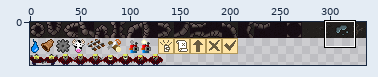
Sprite sheet, stored at assets/img/tiles.png. The first picture is a wide view before the edit; the outline marks the close-up.
Close-up. Before the edit:
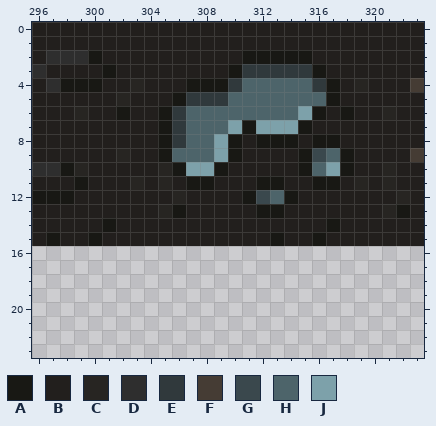
The file is 336x43 pixels. Colours within 5 levels of each other are drawn and written as one. Shown: x 296..323, y 0..23.
Palette (. is transparent): A #181814  B #221f1d  C #272522  D #2e2e2e  E #30393c  F #453c34  G #3a484d  H #4d646a  J #7da1aa
Pixels before, first column x 296:
 0 BBBBBBBBBBBBBBBBBBBBBBBBBBBB
 1 BBBBBBBBBBBBBBBBBBBBBBBBBBBB
 2 BDDDABBBBBBBBBBAAAAABBBBBBBB
 3 DBBBBABBBBBBBBAEEEEEABBBBBBB
 4 BDAAABBCBBBAAAEHHHHHEABCBBBF
 5 BBBBBBCBBBAEEEHHHHHHHABBBBBB
 6 BBBCBBABBAEHHHHHHHHJABABBCBB
 7 BBBBBBBBBAEHHHJAJJJABBBBBBBB
 8 BBBBBBBBBAEHHJABAAABAABBBBBB
 9 BBBBBBCBBAHHHJABBBBAGHABBBBF
10 DDACBBBBBCAJJABBBBBAHJABBCBB
11 BBBABBBCBCBAABBBAABBAABCBCBB
12 AAABBBBBBBCBBBBAGHABBBBBBBCB
13 BBBBBBBBBCABBBBBAABBBBBBBCAB
14 BBBBBABBBBBBBBBBBBBBBABBBBBB
15 BABBABBBBBBBBBBBBABBABBBBBBB
New version:
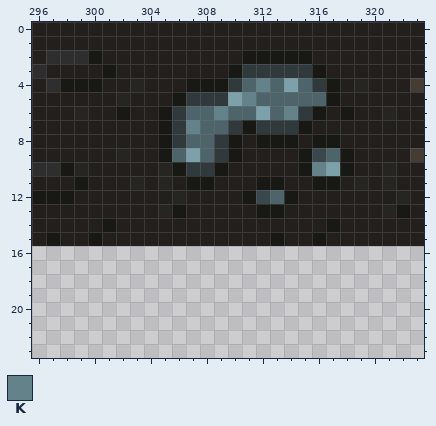
Colours new in this view: K #648289
The edit:
Colour J becomes colour E in row 6 at x 315; in row 7 at x 310 and 312 to 314; in rows 8 to 9 at x 309; in row 10 at x 307 to 308.
Colour H becomes colour J in row 4 at x 314; in row 5 at x 310; in row 6 at x 312; in row 9 at x 307.
Colour H becomes colour K in row 4 at x 312; in row 5 at x 311; in row 6 at x 309 and 314; in row 7 at x 307; in row 10 at x 316.
Pixel boxes of the changes (left, top, right, bottom) in both close-ups:
changed: (186, 78, 326, 176)
